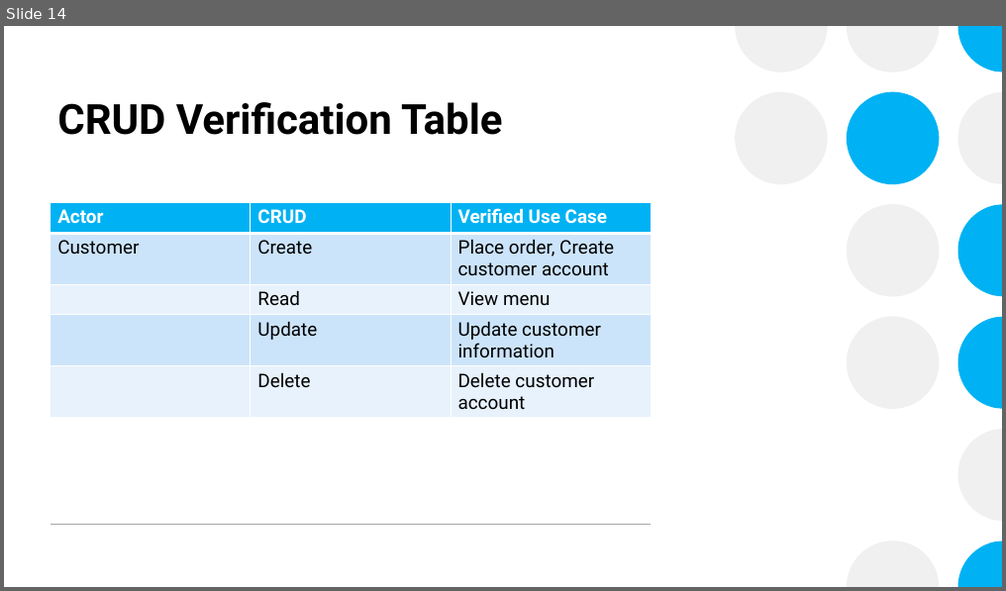
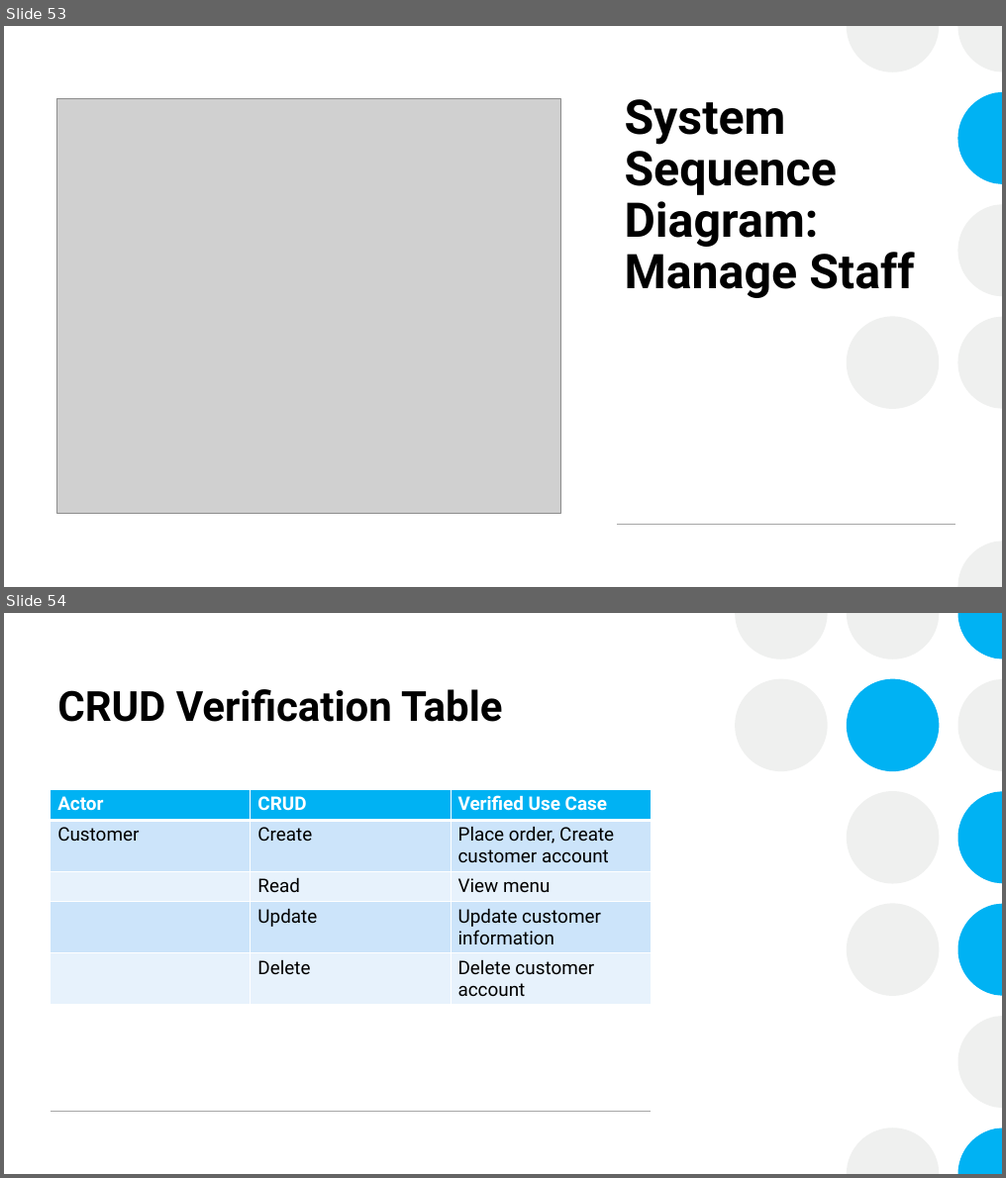
Before and after one commit to CheetoBuri/Restuarant-Information-System, a slide deck: Restaurant Information System.pptx. Shown one above the other, each under a label of ours: slide 14 before the commit, slides 53 and 54 after it. The pictures are 1006x591 and 1006x1178 pixels, drawn with LibreOffice and Linux fonts; fonts in the diff are those of the drawing; grey boxes stand for pictures. Boxes give left, top, right and bottom in pixels: in the first picture for what was removed or moved away, otherwise in the second. Text is boxed around its words. In the diff, an @@ line names an element or a change of style, - is before the commit and + after.

Commit message:
Added more slides and images to the powerpoint

```diff
--- a/Restaurant Information System.pptx
+++ b/Restaurant Information System.pptx
@@ slide 53 added at [4,26,1002,587], background #FFFFFF; not listed: 7 template elements that a slide beside it also shows @@
@@ rectangle added at [4,26,1002,587], fill #FFFFFF @@
@@ group added at [846,26,1002,587]: 6 freeform shapes, 1 ellipse @@
@@ picture added at [57,98,561,513] @@
@@ title added at [625,99,914,298], 46 pt, text #000000, bold @@
+System Sequence Diagram: Manage Staff
@@ group added at [512,26,1002,587]: 8 freeform shapes @@
@@ line added from (617, 525) to (955, 525), #A6A6A6 1 pt @@
@@ what was slide 14 is now slide 54 @@
```
Also in this commit, not shown: 39 other slides added.
